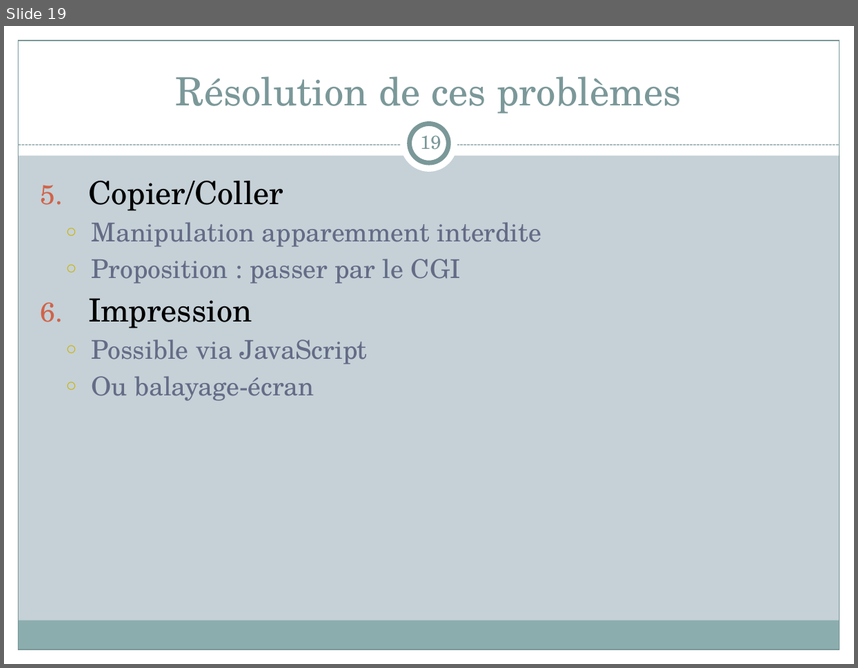
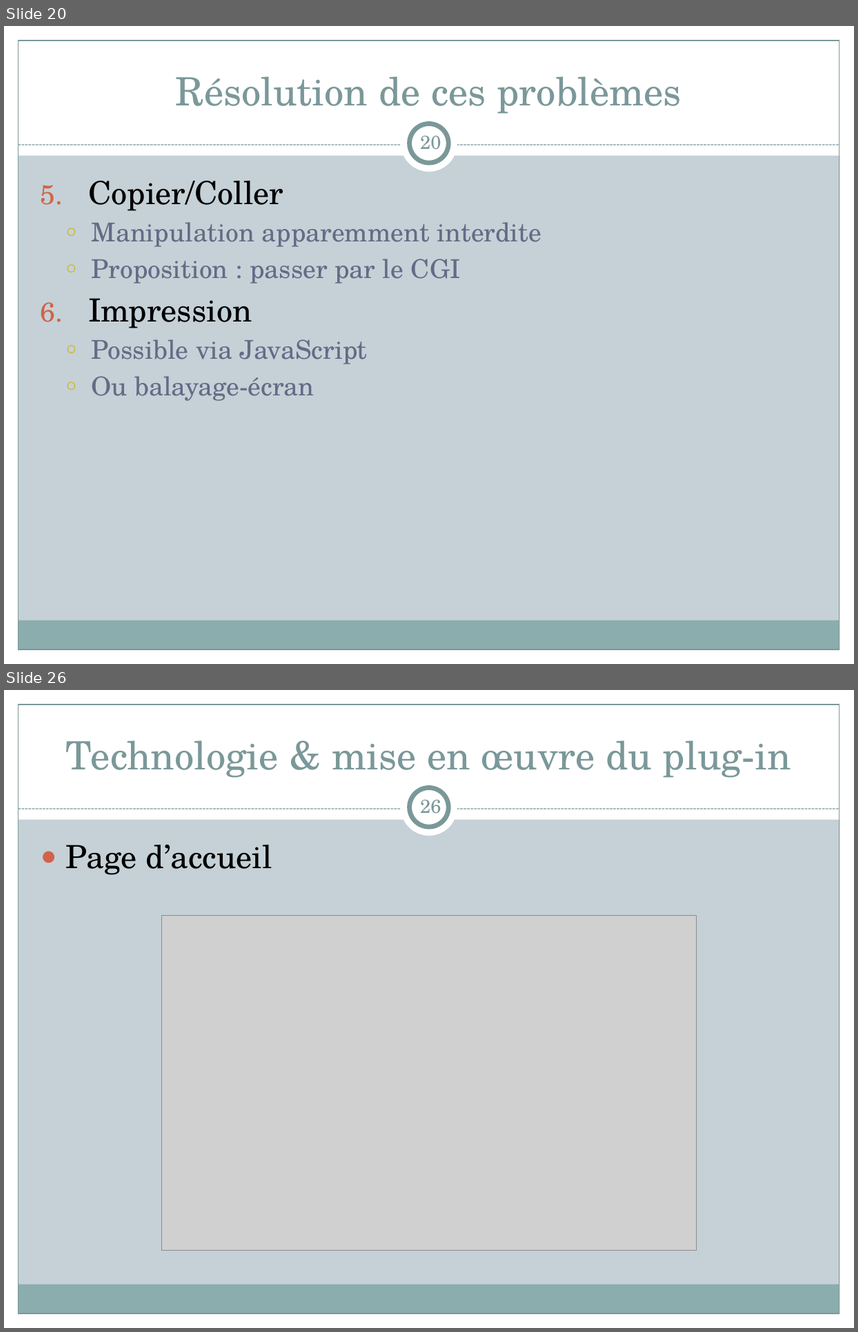
Before and after one commit to nicolasrn/pjtsyntshnr, a slide deck: wiki/HandiFox.pptx. Shown one above the other, each under a label of ours: slide 19 before the commit, slides 20 and 26 after it; the slides between them are not shown. The pictures are 858x668 and 858x1332 pixels, drawn with LibreOffice and Linux fonts; fonts in the diff are those of the drawing; grey boxes stand for pictures. Boxes give left, top, right and bottom in pixels: in the first picture for what was removed or moved away, otherwise in the second. Text is boxed around its words. In the diff, an @@ line names an element or a change of style, - is before the commit and + after.

```diff
--- a/wiki/HandiFox.pptx
+++ b/wiki/HandiFox.pptx
@@ slide 26 added at (4, 690, 854, 1328), background #C5D1D7; not listed: 9 template elements that a slide beside it also shows @@
@@ title added at (66, 740, 791, 778), 33 pt, text #7C999A @@
+Technologie & mise en œuvre du plug-in
@@ page number added at (420, 800, 441, 814), 16 pt, text #7C999A @@
+26
@@ text added at (66, 844, 272, 875), 27 pt, text #000000 @@
+● Page d’accueil
@@ picture added at (161, 915, 696, 1250) @@
@@ what was slide 19 is now slide 20 @@
@@ page number at (420, 136, 441, 150): text changed @@
-19
+20
```
Also in this commit, not shown: 4 slides changed, 20 other slides added.
